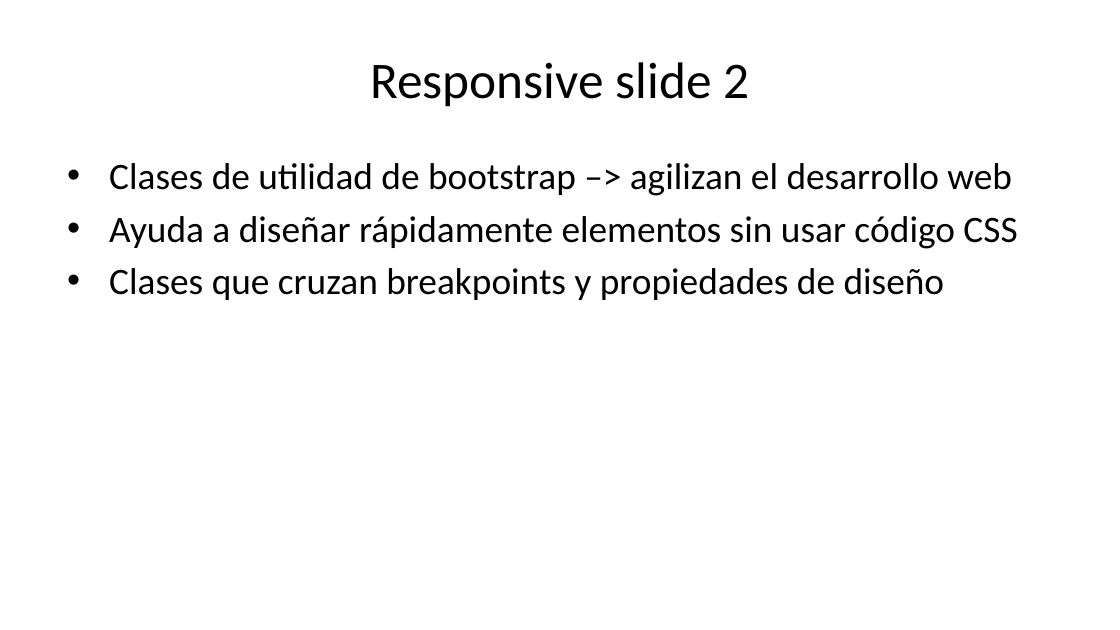
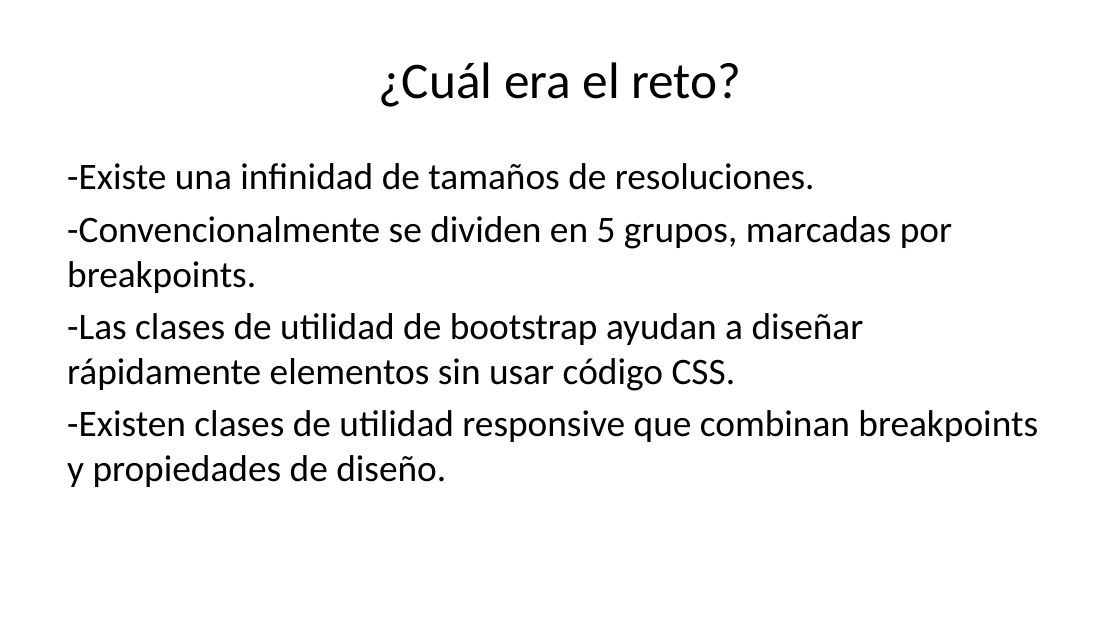
Before and after one commit to datacivica/ppt-huelladecuidados-LatinR, a slide deck: slide 6 of ppt-LatinR.pptx (slide 7 before the commit). Drawn at 1120x630 pixels with LibreOffice and Linux fonts; fonts in the diff are those of the drawing. Boxes give left, top, right and bottom in pixels: in the first picture for what was removed or moved away, otherwise in the second. Text is boxed around its words. In the diff, an @@ line names an element or a change of style, - is before the commit and + after.

Commit message:
responsive slides with screenshots

```diff
--- a/ppt-LatinR.pptx
+++ b/ppt-LatinR.pptx
@@ title at <box>378,62,741,107</box>: text changed @@
-Responsive slide 2
+¿Cuál era el reto?
@@ text at <box>67,163,1038,487</box>: text changed @@
-• Clases de utilidad de bootstrap –> agilizan el desarrollo web
-• Ayuda a diseñar rápidamente elementos sin usar código CSS
-• Clases que cruzan breakpoints y propiedades de diseño
+-Existe una infinidad de tamaños de resoluciones.
+-Convencionalmente se dividen en 5 grupos, marcadas por breakpoints.
+-Las clases de utilidad de bootstrap ayudan a diseñar rápidamente elementos sin usar código CSS.
+-Existen clases de utilidad responsive que combinan breakpoints y propiedades de diseño.
```
Also in this commit, not shown: 3 other slides changed, 3 slides added, 3 slides removed, 5 other files.
